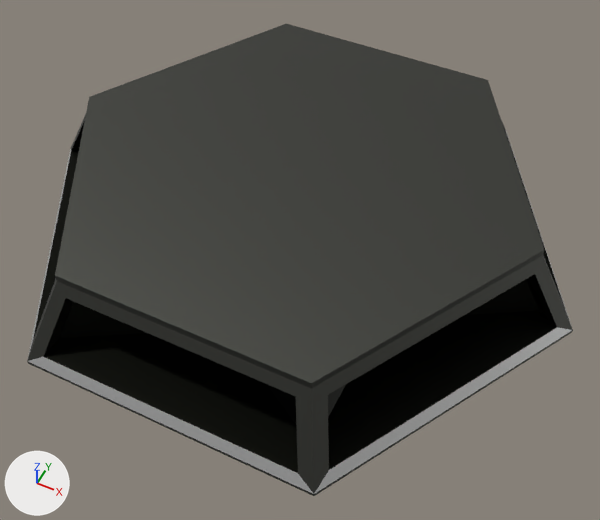
The FBX model Assets/Resources/Meshes/AssemblerGround1.fbx: old version first, new version second.
Before and after are seen from a camera (50 mm lens) standing at (9.672, -8.759, 1.418) and looking at (9.076, -7.567, -0.072). The axes (+X, +Y, +Z) are drawn at lower left. The lights are the same throughout. Where no turn or scale is listed for an object, it has been applied to the vertices.

In view in the first picture: 'AssemblerGround1'.
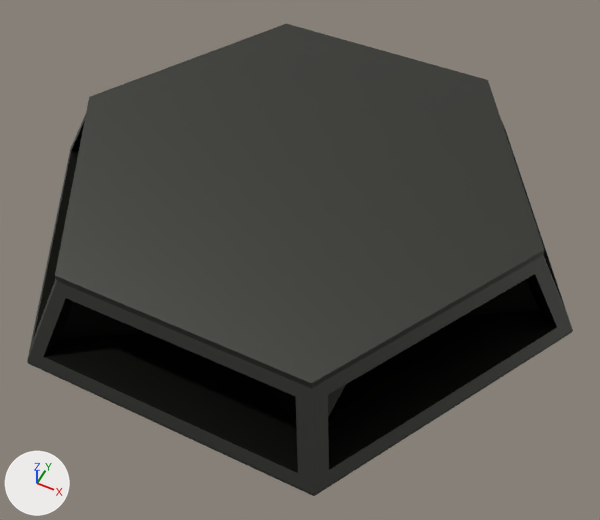
The newer file is also turned or shifted as a whole; pictures and numbers use the older file's frame.

Changed parts and their boxes [x1, y1, x2, y2] in the pictures (600 x 520 px):
part 1 of me_cylinder_012, recoloured (grey to black): [28, 132, 572, 494] in both

The edits, one by one:
me_cylinder_012 has 48 vertices, 50 faces and spans x -0.693..0.693, y -0.614..0.614, z 0.0..0.221.
me_cylinder_012 is used by ob_assemblerground1; location (9.021, -7.477, -0.088).
me_cylinder_012 part 1: all 6 faces that had it switch from mat_playercolor (white #e7e7e7) to mat_unitframematerial (picture img_paletteunits_png).
